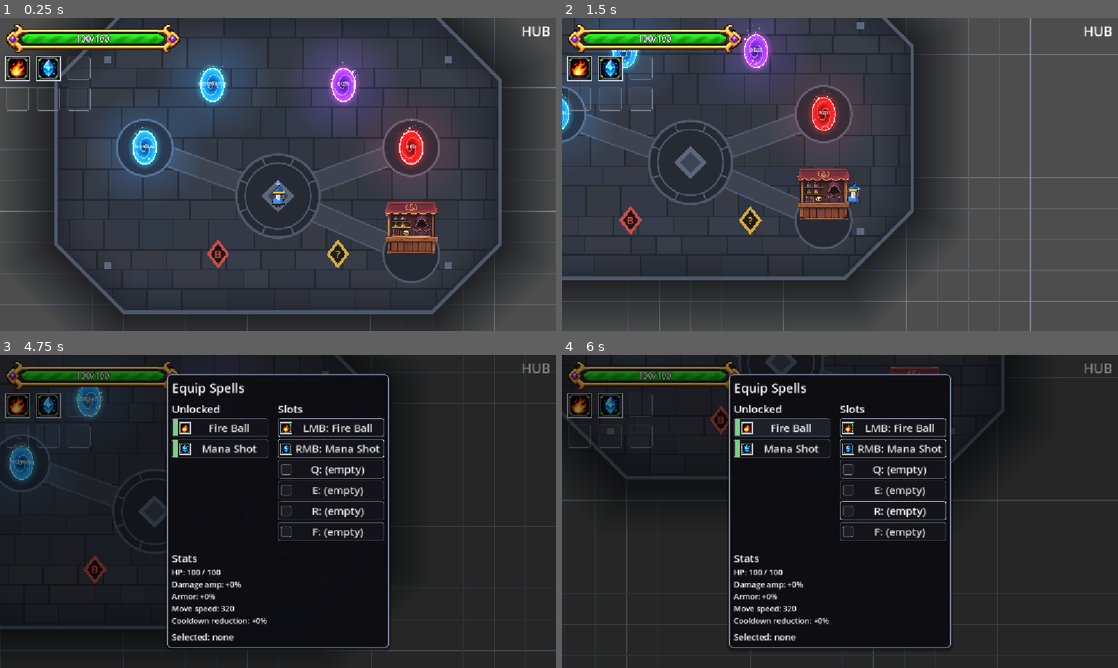
Above: before the commit, frames 1-4 (two rows, left to right).
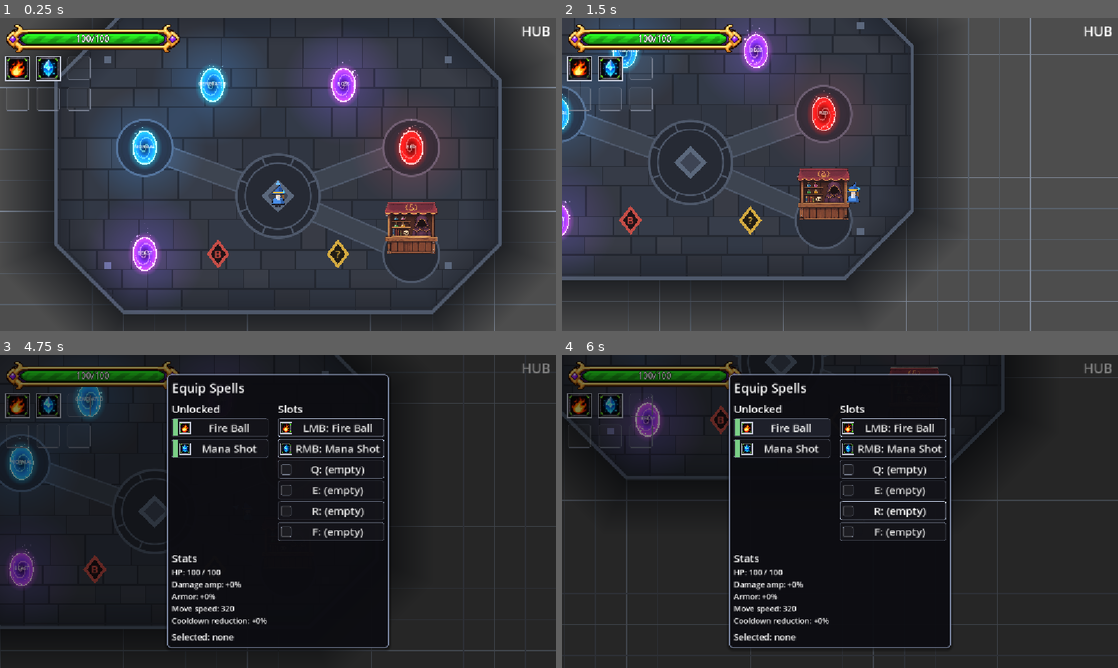
Above: after the commit, the same moments.

Repository: BestestGameStudio/gangU
Game: Godot game, scene res://scenes/main.tscn
The game is run twice, just before and just after one commit, with the same random seed, the same clock (stepped at 60 frames per second) and the same inputs.
Inputs (mouse positions are in pixels of both pictures, inside the frame that each line leads up to):
- Up to frame 1 (0.25 s): no input
- Up to frame 2 (1.5 s): tap Enter at 0.5 s; move the mouse to (962, 158) at 0.52 s; hold D (move_right) 0.53-1.28 s; hold Space (cast) 0.53-1.28 s; click (962, 158) at 0.67 s; tap Shift (dash) at 0.8, 1.35 s; move the mouse to (728, 190) at 1.27 s; hold S (move_down) from 1.28 s (still down)
- Up to frame 3 (4.75 s): tap Space (cast) at 1.55, 3.05, 4.55 s; move the mouse to (333, 442) at 2.02 s; release S (move_down) at 2.03 s; hold D (move_right) 2.03-2.78 s; hold Space (cast) 2.03-2.78 s; tap Shift (dash) at 2.3, 2.85, 3.8 s; move the mouse to (250, 574) at 2.77 s; hold W (move_up) 2.78-3.53 s; click (250, 574) at 2.92 s; move the mouse to (444, 558) at 3.52 s; hold Tab (equip_panel) 3.53-4.28 s; hold A (move_left) from 3.53 s (still down); move the mouse to (111, 464) at 4.27 s; click (111, 464) at 4.35 s
- Up to frame 4 (6 s): move the mouse to (867, 511) at 5.02 s; release A (move_left) at 5.03 s; hold S (move_down) 5.03-5.78 s; right-click (867, 511) at 5.1 s; click (867, 511) at 5.17 s; tap Shift (dash) at 5.3 s; move the mouse to (756, 433) at 5.77 s; hold D (move_right) from 5.78 s (still down); tap Q (spell_slot_3) at 5.85 s

The runs differ from the first frame. In frame 1, 2.4% of the frame differs, in the area x 18-34%, y 62-88%; in frame 2, 0.8%; in frame 3, 0.6%; in frame 4, 0.6%.

Commit message:
feat(dungeon): Beast boss den DungeonD behind a BEAST hub gate (#326) (#329)
New boss-only arena scenes/dungeon_d.tscn reached through GateBeast
(BOSS gate type, label BEAST) on the hub's lower row. Entering spawns the
Beast boss (#174) via an ELIMINATION objective with zero mobs; the exit
portal stays locked until it dies (clear-or-die, like DungeonC).

Adds test326_beast_dungeon.gd; test173 now expects five hub gates.

Co-authored-by: claude[bot] <41898282+claude[bot]@users.noreply.github.com>
Co-authored-by: Mitravasu Prakash <43656604+Mitravasu@users.noreply.github.com>
Co-authored-by: Claude Opus 5.5 <noreply@anthropic.com>

Diff:
--- /dev/null
+++ b/scenes/dungeon_d.tscn
@@ -0,0 +1,106 @@
+[gd_scene format=3]
+
+[node name="DungeonD" type="Node2D"]
+
+[node name="Background" type="Node2D" parent="."]
+z_index = -50
+
+[node name="ArenaFloor" type="ColorRect" parent="Background"]
+offset_left = 300.0
+offset_top = 84.0
+offset_right = 852.0
+offset_bottom = 656.0
+color = Color(0.08, 0.13, 0.07, 0.55)
+
+[node name="ArenaFrameTop" type="ColorRect" parent="Background"]
+offset_left = 300.0
+offset_top = 84.0
+offset_right = 852.0
+offset_bottom = 88.0
+color = Color(0.42, 0.6, 0.2, 1)
+
+[node name="ArenaFrameBottom" type="ColorRect" parent="Background"]
+offset_left = 300.0
+offset_top = 652.0
+offset_right = 852.0
+offset_bottom = 656.0
+color = Color(0.42, 0.6, 0.2, 1)
+
+[node name="ArenaFrameLeft" type="ColorRect" parent="Background"]
+offset_left = 300.0
+offset_top = 84.0
+offset_right = 304.0
+offset_bottom = 656.0
+color = Color(0.42, 0.6, 0.2, 1)
+
+[node name="ArenaFrameRight" type="ColorRect" parent="Background"]
+offset_left = 848.0
+offset_top = 84.0
+offset_right = 852.0
+offset_bottom = 656.0
+color = Color(0.42, 0.6, 0.2, 1)
+
+[node name="ClawMarkL" type="Line2D" parent="Background"]
+position = Vector2(400, 380)
+points = PackedVector2Array(-20, -30, 10, 30)
+width = 5.0
+default_color = Color(0.3, 0.42, 0.16, 0.8)
+
+[node name="ClawMarkL2" type="Line2D" parent="Background"]
+position = Vector2(416, 380)
+points = PackedVector2Array(-20, -30, 10, 30)
+width = 5.0
+default_color = Color(0.3, 0.42, 0.16, 0.8)
+
+[node name="ClawMarkL3" type="Line2D" parent="Background"]
+position = Vector2(432, 380)
+points = PackedVector2Array(-20, -30, 10, 30)
+width = 5.0
+default_color = Color(0.3, 0.42, 0.16, 0.8)
+
+[node name="ClawMarkR" type="Line2D" parent="Background"]
+position = Vector2(720, 200)
+points = PackedVector2Array(20, -30, -10, 30)
+width = 5.0
+default_color = Color(0.3, 0.42, 0.16, 0.8)
+
+[node name="ClawMarkR2" type="Line2D" parent="Background"]
+position = Vector2(736, 200)
+points = PackedVector2Array(20, -30, -10, 30)
+width = 5.0
+default_color = Color(0.3, 0.42, 0.16, 0.8)
+
+[node name="ClawMarkR3" type="Line2D" parent="Background"]
+position = Vector2(752, 200)
+points = PackedVector2Array(20, -30, -10, 30)
+width = 5.0
+default_color = Color(0.3, 0.42, 0.16, 0.8)
+
+[node name="SpawnChevron1" type="Polygon2D" parent="Background"]
+position = Vector2(576, 596)
+color = Color(0.42, 0.6, 0.2, 1)
+polygon = PackedVector2Array(-12, -11, 0, -21, 12, -11, 12, -17, 0, -27, -12, -17)
+
+[node name="SpawnChevron2" type="Polygon2D" parent="Background"]
+position = Vector2(576, 618)
+color = Color(0.42, 0.6, 0.2, 1)
+polygon = PackedVector2Array(-12, -11, 0, -21, 12, -11, 12, -17, 0, -27, -12, -17)
+
+[node name="TitleLayer" type="CanvasLayer" parent="."]
+layer = 2
+
+[node name="Title" type="Label" parent="TitleLayer"]
+anchors_preset = 1
+anchor_left = 1.0
+anchor_right = 1.0
+offset_left = -700.0
+offset_top = 8.0
+offset_right = -12.0
+offset_bottom = 40.0
+grow_horizontal = 0
+theme_override_font_sizes/font_size = 28
+text = "DUNGEON D (BEAST den)"
+horizontal_alignment = 2
+
+[node name="PlayerSpawn" type="Marker2D" parent="."]
+position = Vector2(576, 560)
--- a/scenes/hub.tscn
+++ b/scenes/hub.tscn
@@ -9,6 +9,7 @@
 [ext_resource type="PackedScene" uid="uid://bgangu325sta" path="res://scenes/bestiary_station.tscn" id="9_best"]
 [ext_resource type="PackedScene" path="res://scenes/dungeon_generated.tscn" id="6"]
 [ext_resource type="PackedScene" path="res://scenes/dungeon_c.tscn" id="7_dnc"]
+[ext_resource type="PackedScene" path="res://scenes/dungeon_d.tscn" id="9_dnd"]
 
 [node name="Hub" type="Node2D"]
 
@@ -94,6 +95,12 @@
 gate_type = 2
 target_dungeon = ExtResource("7_dnc")
 
+[node name="GateBeast" parent="." instance=ExtResource("2")]
+position = Vector2(300, 600)
+gate_type = 2
+target_dungeon = ExtResource("9_dnd")
+label_text = "BEAST"
+
 [node name="ShopVendor" parent="." instance=ExtResource("5")]
 position = Vector2(852, 600)
 
--- a/scripts/exit_portal.gd
+++ b/scripts/exit_portal.gd
@@ -11,7 +11,8 @@
 ## unlocked - no objective exists to open a locked one, so a locked mount
 ## would soft-lock the run. (DungeonB gained an ELIMINATION objective in
 ## #177 / O1, 2026-11-08, and now mounts it locked. The boss-gate arena
-## DungeonC (#173 / O6) mounts it locked until the Head boss dies.)
+## DungeonC (#173 / O6) mounts it locked until the Head boss dies, and the
+## Beast's den DungeonD (#326 / O7) mounts it locked until the Beast dies.)
 ## #204: opt-in portal look (red_portal_look). The RED dungeon's locked gate
 ## and exit gate are this same portal in its two states, so both get the
 ## #195 gate portal look - desaturated gray while locked, red tint once
--- a/scripts/main.gd
+++ b/scripts/main.gd
@@ -249,6 +249,11 @@
 ## ELIMINATION with zero mobs, so the Head boss spawns on entry.
 const HEAD_BOSS_SCENE: PackedScene = preload("res://scenes/head_boss.tscn")
 const DUNGEON_C_BOSS_SPAWN: Vector2 = Vector2(576, 300)
+## #326 (human request by Mitravasu, 2026-11-09: "create a new dungeon for
+## it"): DungeonD is the Beast boss's den - a boss arena only like DungeonC,
+## ELIMINATION with zero mobs, so the Beast (#174) spawns on entry.
+const BEAST_BOSS_SCENE: PackedScene = preload("res://scenes/beast_boss.tscn")
+const DUNGEON_D_BOSS_SPAWN: Vector2 = Vector2(576, 280)
 
 func _mount_objective(area: Node) -> void:
 	var obj := DungeonObjective.new()
@@ -267,6 +272,12 @@
 		obj.boss_scene = HEAD_BOSS_SCENE
 		obj.boss_spawn_position = (area as Node2D).to_global(DUNGEON_C_BOSS_SPAWN) if area is Node2D else DUNGEON_C_BOSS_SPAWN
 		obj.boss_spawned.connect(_on_boss_spawned)
+	elif area.name == "DungeonD":
+		obj.dungeon_id = &"dungeon_d"
+		obj.objective_type = DungeonObjective.ObjectiveType.ELIMINATION
+		obj.boss_scene = BEAST_BOSS_SCENE
+		obj.boss_spawn_position = (area as Node2D).to_global(DUNGEON_D_BOSS_SPAWN) if area is Node2D else DUNGEON_D_BOSS_SPAWN
+		obj.boss_spawned.connect(_on_boss_spawned)
 	else:
 		obj.free()
 		return
@@ -296,7 +307,7 @@
 ## An area with an "ExitPoint" marker gets an unlocked portal at that marker.
 func _mount_exit_portal(area: Node) -> void:
 	var exit_point := area.get_node_or_null("ExitPoint") as Node2D
-	if exit_point == null and not area.name in [&"DungeonA", &"DungeonB", &"DungeonC"]:
+	if exit_point == null and not area.name in [&"DungeonA", &"DungeonB", &"DungeonC", &"DungeonD"]:
 		return
 	var portal: ExitPortal = preload("res://scenes/exit_portal.tscn").instantiate()
 	portal.name = "ExitPortal"
@@ -307,7 +318,8 @@
 	var obj := area.get_node_or_null("DungeonObjective") as DungeonObjective
 	var completable := obj != null and (obj.objective_type != DungeonObjective.ObjectiveType.ELIMINATION or obj.boss_scene != null)
 	# #173: boss-gate DungeonC is clear-or-die too (locked until the Head dies).
-	if area.name in [&"DungeonB", &"DungeonC"] and completable:
+	# #326: so is the Beast's den DungeonD (locked until the Beast dies).
+	if area.name in [&"DungeonB", &"DungeonC", &"DungeonD"] and completable:
 		portal.locked = true
 		portal.objective_path = NodePath("../DungeonObjective")
 	portal.red_portal_look = area.name == &"DungeonB"  # #204: portal look only on the RED dungeon's exit portal (both its locked and unlocked states)
--- a/scripts/test173_head_boss.gd
+++ b/scripts/test173_head_boss.gd
@@ -129,7 +129,7 @@
 	for c in hub.get_children():
 		if c is Gate:
 			gates.append(c)
-	_check(gates.size() == 4, "(C) hub has four gates (got %d)" % gates.size())
+	_check(gates.size() == 5, "(C) hub has five gates (got %d; #326 added GateBeast)" % gates.size())
 	_check(hub.get_node_or_null("GateGenerated") is Gate, "(C) GateGenerated present (#185)")
 	var g := hub.get_node_or_null("GateBoss") as Gate
 	_check(g != null and g.gate_type == Gate.GateType.BOSS, "(C) GateBoss is a BOSS gate")
--- a/scripts/test222_dungeon_modifiers.gd
+++ b/scripts/test222_dungeon_modifiers.gd
@@ -47,7 +47,7 @@
 
 	# Inert in production: no shipped area carries a DungeonModifiers child.
 	var any_prod := false
-	for path in ["res://scenes/hub.tscn", "res://scenes/dungeon_a.tscn", "res://scenes/dungeon_b.tscn", "res://scenes/dungeon_c.tscn"]:
+	for path in ["res://scenes/hub.tscn", "res://scenes/dungeon_a.tscn", "res://scenes/dungeon_b.tscn", "res://scenes/dungeon_c.tscn", "res://scenes/dungeon_d.tscn"]:
 		if not ResourceLoader.exists(path):
 			continue
 		var a := (load(path) as PackedScene).instantiate()
--- /dev/null
+++ b/scripts/test326_beast_dungeon.gd
@@ -0,0 +1,150 @@
+extends SceneTree
+## #326 harness: the Beast boss (#174) gets its own arena, DungeonD, behind a
+## fifth hub gate (GateBeast, BOSS type, label "BEAST").
+## Run: godot --headless --path . --script res://scripts/test326_beast_dungeon.gd
+##
+## Legs:
+##   (A) dungeon_d.tscn: root named DungeonD, PlayerSpawn marker, no SpawnData
+##       (boss arena only).
+##   (B) hub: GateBeast is a BOSS gate labelled BEAST targeting dungeon_d.tscn;
+##       it sits off the x=576 spawn column (test106's sweep) and clear of
+##       every other gate and hub prop.
+##   (C) PRODUCTION flow (main.tscn): GateBeast -> DungeonD spawns the Beast
+##       on entry (no mobs) wired to the Player; ELIMINATION objective; exit
+##       portal LOCKED while it lives (entry ignored), unlocks when it dies,
+##       returns to the hub. Kills are synthetic apply_damage calls.
+##   (D) DungeonC is unchanged: GateBoss still leads to the Head boss.
+
+var failures := 0
+
+func _check(cond: bool, name: String) -> void:
+	if cond:
+		print("[326] ", name, " -> PASS")
+	else:
+		failures += 1
+		print("[326] ", name, " -> FAIL")
+
+func _physics(n: int) -> void:
+	for i in n:
+		await physics_frame
+
+func _initialize() -> void:
+	await _leg_area()
+	await _leg_hub()
+	await _leg_production()
+	await _leg_dungeon_c_unchanged()
+	print("[326] DONE failures=", failures)
+	print("RESULT: ALL PASS" if failures == 0 else "RESULT: FAIL")
+	quit(failures)
+
+# (A) -----------------------------------------------------------------------
+func _leg_area() -> void:
+	var ps: PackedScene = load("res://scenes/dungeon_d.tscn")
+	_check(ps != null, "(A) dungeon_d.tscn loads")
+	if ps == null:
+		return
+	var a := ps.instantiate()
+	_check(a.name == "DungeonD", "(A) root is named DungeonD (main.gd matches on it)")
+	_check(a.get_node_or_null("PlayerSpawn") is Marker2D, "(A) PlayerSpawn marker")
+	_check(a.get_node_or_null("SpawnData") == null, "(A) no SpawnData: boss arena only")
+	a.free()
+
+# (B) -----------------------------------------------------------------------
+func _leg_hub() -> void:
+	var hub: Node = load("res://scenes/hub.tscn").instantiate()
+	root.add_child(hub)
+	await process_frame
+	var g := hub.get_node_or_null("GateBeast") as Gate
+	_check(g != null and g.gate_type == Gate.GateType.BOSS, "(B) GateBeast is a BOSS gate")
+	if g != null:
+		_check(g.target_dungeon != null and g.target_dungeon.resource_path == "res://scenes/dungeon_d.tscn",
+			"(B) GateBeast targets DungeonD")
+		_check((g.get_node("TypeLabel") as Label).text == "BEAST", "(B) gate label reads BEAST")
+		_check(absf(g.position.x - 576.0) > 80.0, "(B) off the x=576 spawn column (test106 sweep)")
+		var spawn := (hub.get_node("PlayerSpawn") as Node2D).position
+		_check(g.position.distance_to(spawn) > 120.0, "(B) not on top of the player spawn")
+		var ok := true
+		for c in hub.get_children():
+			if c == g or not (c is Node2D) or c.name == "PlayerSpawn":
+				continue
+			if (c is Gate or c.name in ["ShopVendor", "SpellDirectory", "BestiaryStation"]) and (c as Node2D).position.distance_to(g.position) < 120.0:
+				ok = false
+				print("[326]   too close to ", c.name)
+		_check(ok, "(B) >= 120px from every other gate, the shop, the directory and the bestiary station")
+	hub.queue_free()
+	await process_frame
+
+# (C) -----------------------------------------------------------------------
+func _leg_production() -> void:
+	var scene: Node = load("res://scenes/main.tscn").instantiate()
+	root.add_child(scene)
+	current_scene = scene
+	await process_frame
+	var p: Player = scene.get_node("Player")
+	var gate := scene.current_area.get_node_or_null("GateBeast") as Gate
+	_check(gate != null, "(C) production hub mounts GateBeast")
+	if gate == null:
+		scene.queue_free()
+		return
+	gate._on_body_entered(p)
+	await _physics(6)
+	var area: Node = scene.current_area
+	_check(area.name == "DungeonD", "(C) GateBeast enters DungeonD (area=%s)" % area.name)
+	var spawn := area.get_node("PlayerSpawn") as Node2D
+	_check(p.global_position.distance_to(spawn.global_position) < 40.0, "(C) player placed at DungeonD's spawn")
+	var bosses := get_nodes_in_group(&"boss")
+	var boss: Enemy = bosses[0] if bosses.size() == 1 else null
+	_check(boss != null and boss.get_parent() == area and boss._behavior is EnemyBehaviorBeast,
+		"(C) the Beast boss spawns on entry (bosses=%d)" % bosses.size())
+	var mobs := 0
+	for e in get_nodes_in_group(&"enemies"):
+		if e != boss:
+			mobs += 1
+	_check(mobs == 0, "(C) boss arena only: no mobs (got %d)" % mobs)
+	_check(boss != null and boss._player == p, "(C) Beast wired to the production Player")
+	var obj := area.get_node_or_null("DungeonObjective") as DungeonObjective
+	_check(obj != null and obj.dungeon_id == &"dungeon_d" \
+		and obj.objective_type == DungeonObjective.ObjectiveType.ELIMINATION \
+		and obj.progress() == Vector2i(0, 1), "(C) ELIMINATION objective dungeon_d, target = the Beast")
+	var portal := area.get_node_or_null("ExitPortal") as ExitPortal
+	_check(portal != null and portal.locked, "(C) exit portal LOCKED while the Beast lives")
+	if portal == null or boss == null:
+		scene.queue_free()
+		current_scene = null
+		await process_frame
+		return
+	portal._on_body_entered(p)
+	await _physics(4)
+	_check(scene.current_area == area, "(C) locked portal entry ignored")
+	boss.apply_damage(9999) # synthetic kill
+	await _physics(4)
+	_check(obj.is_cleared() and not portal.locked, "(C) Beast death clears the den and unlocks the portal")
+	portal._on_body_entered(p)
+	await _physics(4)
+	_check(scene.current_area.name == "Hub", "(C) unlocked portal returns to the hub")
+	scene.queue_free()
+	current_scene = null
+	await process_frame
+
+# (D) -----------------------------------------------------------------------
+func _leg_dungeon_c_unchanged() -> void:
+	var scene: Node = load("res://scenes/main.tscn").instantiate()
+	root.add_child(scene)
+	current_scene = scene
+	await process_frame
+	var p: Player = scene.get_node("Player")
+	var gate := scene.current_area.get_node_or_null("GateBoss") as Gate
+	var had_gate := gate != null # the hub (and gate) is freed by the swap
+	if had_gate:
+		gate._on_body_entered(p)
+		await _physics(6)
+	var bosses := get_nodes_in_group(&"boss")
+	var head: Enemy = bosses[0] if bosses.size() == 1 else null
+	var is_head := false
+	if head != null:
+		is_head = head._behavior is EnemyBehaviorHead
+	_check(had_gate and scene.current_area.name == "DungeonC" and is_head,
+		"(D) GateBoss still leads to the Head boss in DungeonC (area=%s, bosses=%d)" % [scene.current_area.name, bosses.size()])
+	scene.queue_free()
+	current_scene = null
+	await process_frame
Not shown: 1 places in scenes/hub.tscn that only renumber resources
Not shown, added: scripts/test326_beast_dungeon.gd.uid
Not shown, changed: ARCHITECTURE.md
